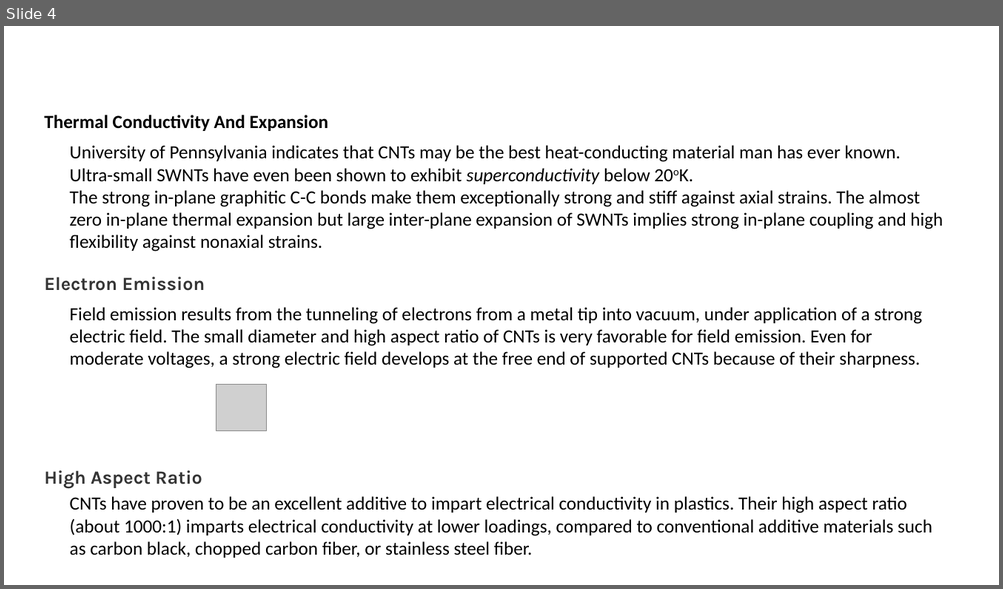
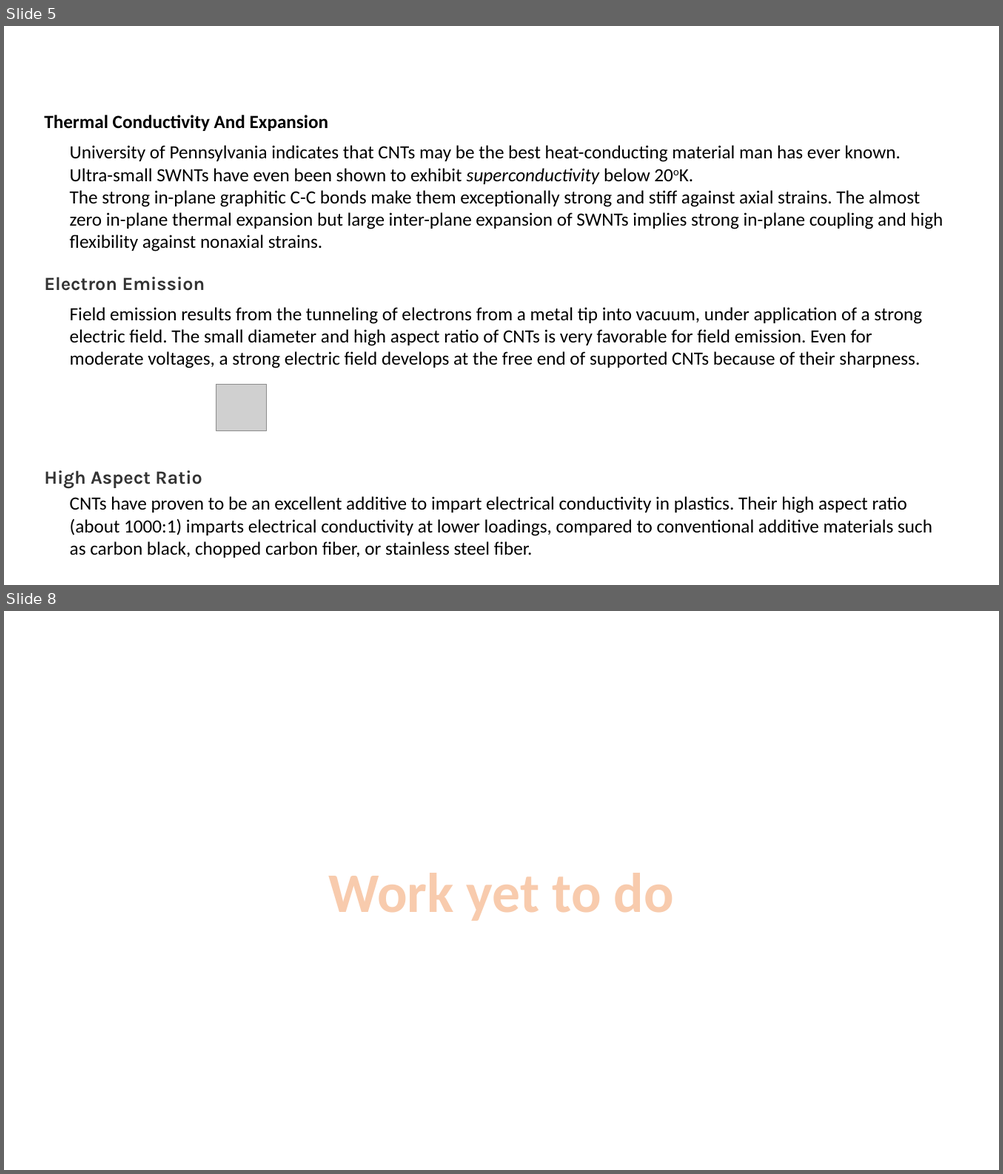
Before and after one commit to satmee/Water-pollution, a slide deck: shahil.pptx. Shown one above the other, each under a label of ours: slide 4 before the commit, slides 5 and 8 after it; the slides between them are not shown. The pictures are 1003x589 and 1003x1174 pixels, drawn with LibreOffice and Linux fonts; fonts in the diff are those of the drawing; grey boxes stand for pictures. Boxes give left, top, right and bottom in pixels: in the first picture for what was removed or moved away, otherwise in the second. Text is boxed around its words. In the diff, an @@ line names an element or a change of style, - is before the commit and + after.

```diff
--- a/shahil.pptx
+++ b/shahil.pptx
@@ slide 8 added at (4,611,999,1170), background #FFFFFF @@
@@ text added at (329,873,674,921), 54 pt, text #F8CBAD, bold @@
+Work yet to do
@@ what was slide 4 is now slide 5 @@
```
Also in this commit, not shown: 3 other slides added, 1 slide removed.
